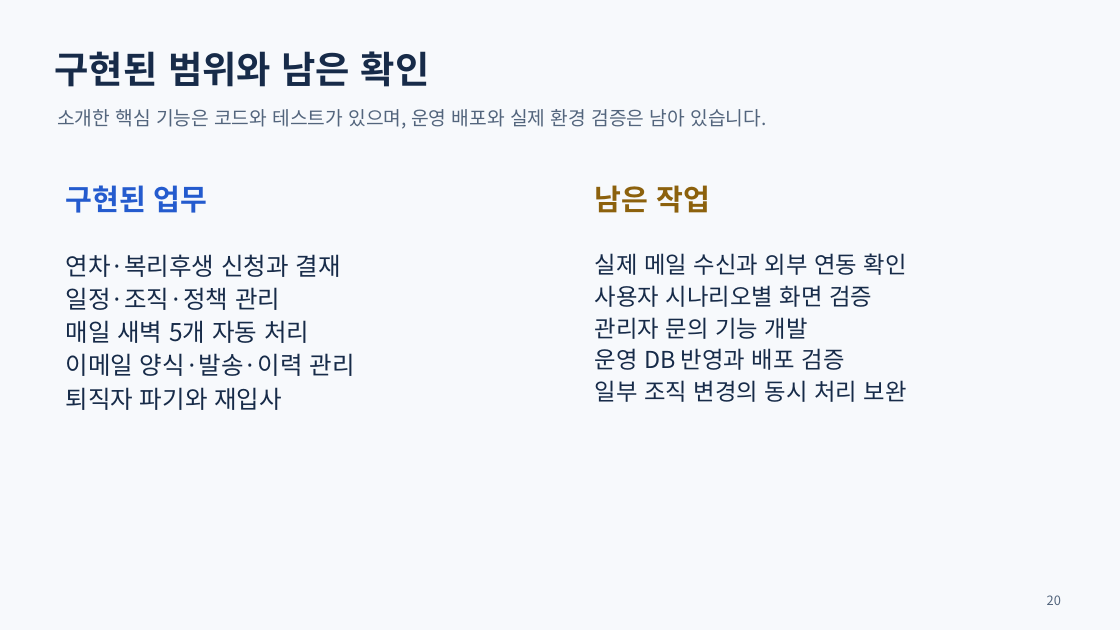
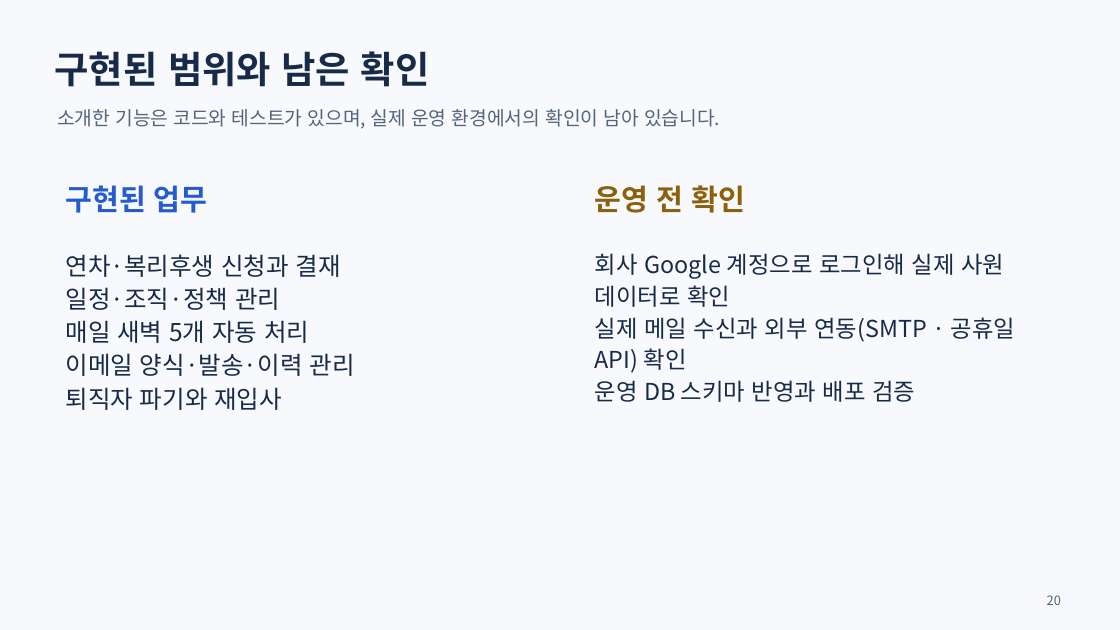
Before and after one commit to yejun9052/mlsoft-first-project, a slide deck: slide 20 of docs/발표자료/연차ON-프로젝트-소개-2026-09-11.pptx. Drawn at 1120x630 pixels with LibreOffice and Linux fonts; fonts in the diff are those of the drawing. Boxes give left, top, right and bottom in pixels: in the first picture for what was removed or moved away, otherwise in the second. Text is boxed around its words. In the diff, an @@ line names an element or a change of style, - is before the commit and + after.

```diff
--- a/docs/발표자료/연차ON-프로젝트-소개-2026-09-11.pptx
+++ b/docs/발표자료/연차ON-프로젝트-소개-2026-09-11.pptx
@@ text at box(57, 109, 720, 129): text changed @@
-소개한 핵심 기능은 코드와 테스트가 있으며, 운영 배포와 실제 환경 검증은 남아 있습니다.
+소개한 기능은 코드와 테스트가 있으며, 실제 운영 환경에서의 확인이 남아 있습니다.
@@ text at box(595, 185, 745, 213): text changed @@
-남은 작업
+운영 전 확인
@@ text at box(595, 253, 1015, 402): text changed @@
-실제 메일 수신과 외부 연동 확인
-사용자 시나리오별 화면 검증
-관리자 문의 기능 개발
-운영 DB 반영과 배포 검증
-일부 조직 변경의 동시 처리 보완
+회사 Google 계정으로 로그인해 실제 사원 데이터로 확인
+실제 메일 수신과 외부 연동(SMTP · 공휴일 API) 확인
+운영 DB 스키마 반영과 배포 검증
```
Also in this commit, not shown: 1 other file.
